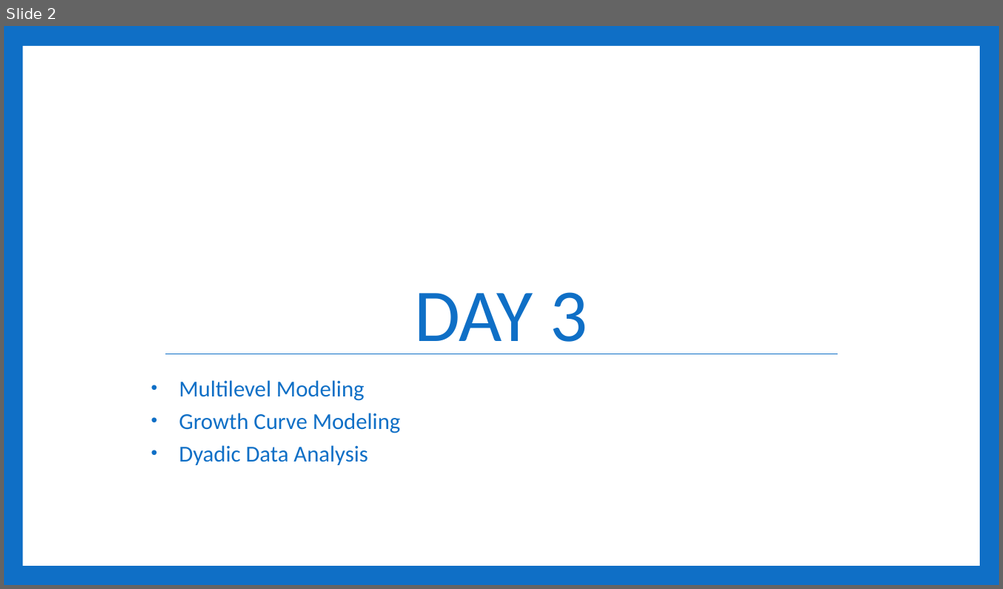
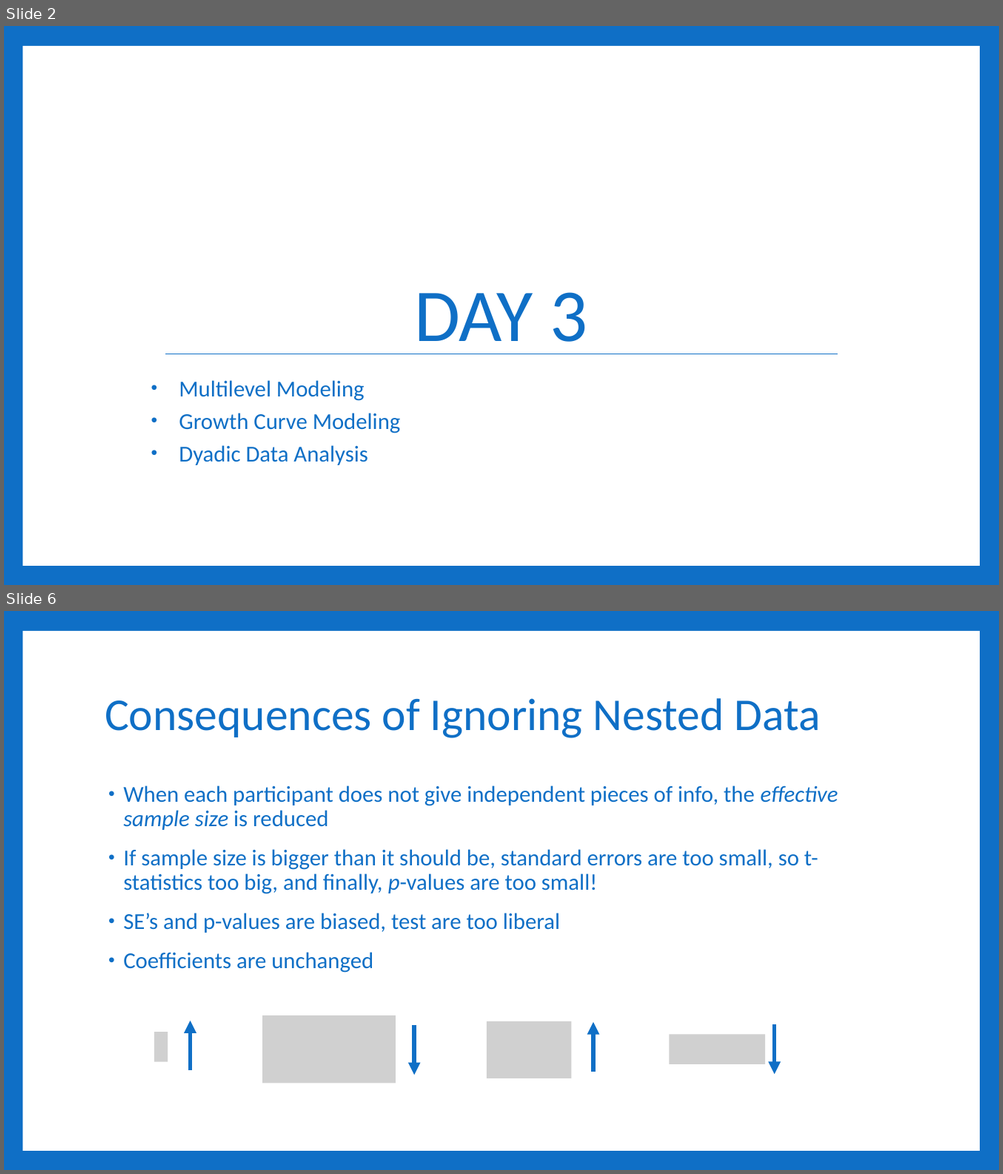
Before and after one commit to RandiLGarcia/smith-r-workshop, a slide deck: docs/Day 3 Slides.pptx. Shown one above the other, each under a label of ours: slide 2 before the commit, slides 2 and 6 after it; the slides between them are not shown. The pictures are 1003x589 and 1003x1174 pixels, drawn with LibreOffice and Linux fonts; fonts in the diff are those of the drawing; grey boxes stand for pictures. Boxes give left, top, right and bottom in pixels: in the first picture for what was removed or moved away, otherwise in the second. Text is boxed around its words. In the diff, an @@ line names an element or a change of style, - is before the commit and + after.

```diff
--- a/docs/Day 3 Slides.pptx
+++ b/docs/Day 3 Slides.pptx
@@ slide 6 added at <box>4,611,999,1170</box>, background #0F6FC6; not listed: 1 template element that a slide beside it also shows @@
@@ title added at <box>105,698,819,738</box>, 44 pt, text #0F6FC6 @@
+Consequences of Ignoring Nested Data
@@ text added at <box>123,786,838,973</box>, 22 pt, text #0F6FC6 @@
+• When each participant does not give independent pieces of info, the effective sample size is reduced
+• If sample size is bigger than it should be, standard errors are too small, so t-statistics too big, and finally, p-values are too small!
+• SE’s and p-values are biased, test are too liberal
+• Coefficients are unchanged
@@ arrow added from (190, 1071) to (190, 1022), #0F6FC6 4 pt @@
@@ picture added at <box>262,1016,395,1084</box> @@
@@ arrow added from (415, 1026) to (415, 1075), #0F6FC6 4 pt @@
@@ picture added at <box>486,1022,572,1079</box> @@
@@ arrow added from (594, 1072) to (594, 1022), #0F6FC6 4 pt @@
@@ arrow added from (774, 1025) to (774, 1074), #0F6FC6 4 pt @@
@@ picture added at <box>154,1033,168,1062</box> @@
@@ picture added at <box>669,1035,765,1065</box> @@
```
Also in this commit, not shown: 2 slides changed, 22 other slides added, 60 slides removed, 33 other files.
